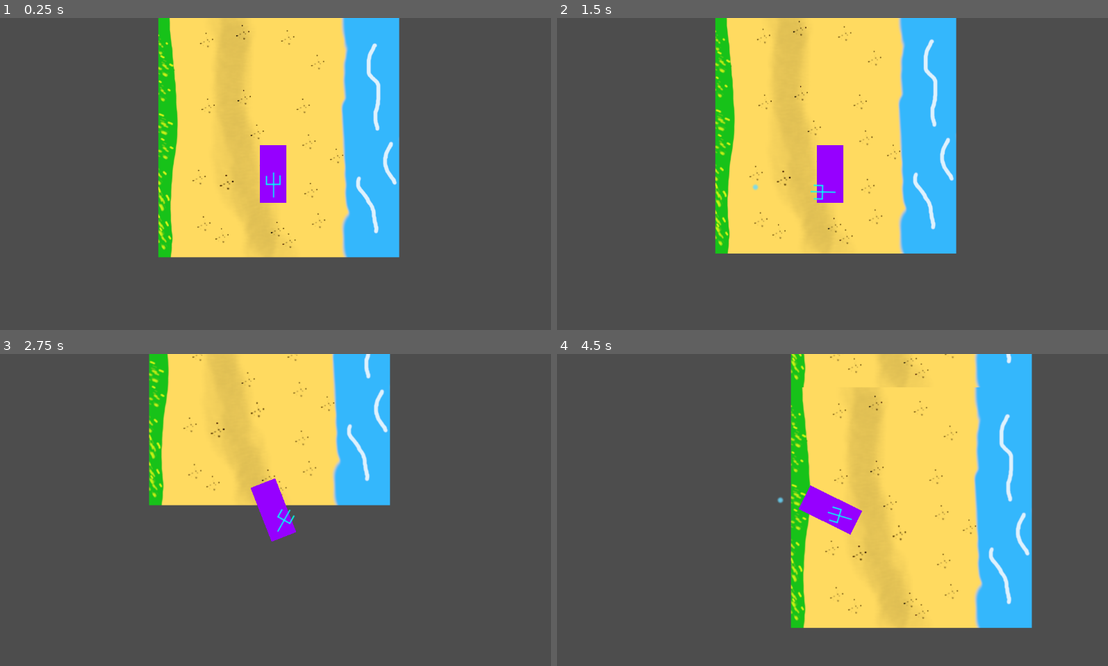
Above: before the commit, frames 1-4 (two rows, left to right).
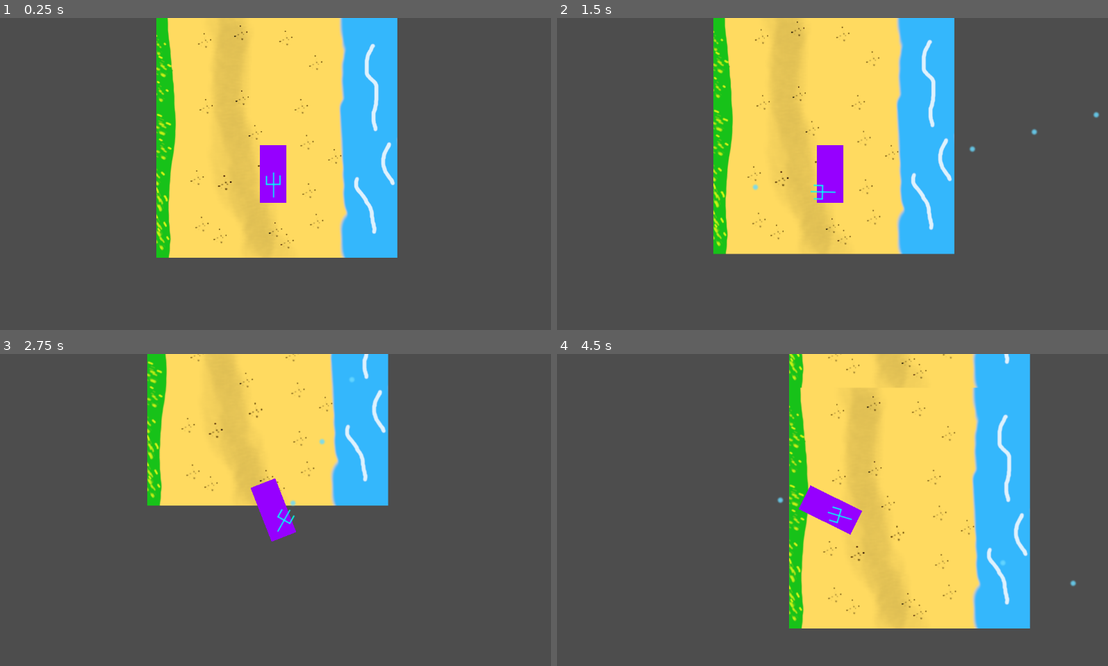
Above: after the commit, the same moments.

Repository: JoshuaKabo/Bothell-Jammin-PSW
Game: Godot game, scene res://GameAssets/main_scene.tscn
Same seed, same stepped clock (60 frames per second), same inputs: the game is played once before the commit and once after it.
Inputs (mouse positions are in pixels of both pictures, inside the frame that each line leads up to):
- Up to frame 1 (0.25 s): no input
- Up to frame 2 (1.5 s): tap Enter at 0.5 s; move the mouse to (953, 158) at 0.52 s; press the mouse at (953, 158) at 0.53 s; hold D (steer_right) 0.53-1.28 s; move the mouse to (716, 189) at 1.27 s; release the mouse at (716, 189) at 1.28 s; hold Down (brake) from 1.28 s (still down); click (716, 189) at 1.35 s
- Up to frame 3 (2.75 s): move the mouse to (330, 441) at 2.02 s; release Down (brake) at 2.03 s; press the mouse at (330, 441) at 2.03 s; hold D (steer_right) from 2.03 s (still down)
- Up to frame 4 (4.5 s): move the mouse to (804, 572) at 2.77 s; release D (steer_right) at 2.78 s; release the mouse at (804, 572) at 2.78 s; hold Up (accelerate) 2.78-3.53 s; click (804, 572) at 2.85 s; move the mouse to (997, 556) at 3.52 s; press the mouse at (997, 556) at 3.53 s; hold Left (steer_left) from 3.53 s (still down); move the mouse to (661, 463) at 4.27 s; release the mouse at (661, 463) at 4.28 s; click (661, 463) at 4.35 s

The runs differ from the first frame. In frame 1, 3.3% of the frame differs, in the area x 28-73%, y 0-77%; in frame 2, 3.4%; in frame 3, 2.4%; in frame 4, 3.9%, in the area x 42-95%, y 0-88%.

Commit message:
water gun successfully rapid fires

Diff:
--- a/GameAssets/Items/water_drop.gd
+++ b/GameAssets/Items/water_drop.gd
@@ -11,7 +11,6 @@
 func _ready():
 	despawn_timer = get_node("despawn_timer")
 	despawn_timer.start()
-	# timer =
 
 func _physics_process(_delta):
 	# apply the valocity as supplied from the start
--- a/GameAssets/Player/Gun.gd
+++ b/GameAssets/Player/Gun.gd
@@ -2,21 +2,35 @@
 
 var fire_point
 var water_drop_scene = preload("res://water_drop.tscn")
+var fire_rate_timer
+@export var fire_rate = 10.0
 
 
 # Called when the node enters the scene tree for the first time.
 func _ready():
 	fire_point = get_node("firepoint")
+	fire_rate_timer = get_node("firetimer")
 
 func handle_fire():
-	# print(water_drop_scene)
-	var level_scene = get_tree().current_scene
-	var fired_drop = water_drop_scene.instantiate()
-	fired_drop.global_position = fire_point.global_position
-	fired_drop.global_rotation = global_rotation
-	fired_drop.velocity = Vector2(1, 0).rotated(global_rotation) * 1000
-	level_scene.add_child(fired_drop)
+	# print(fire_rate_timer.time_left)
 
+	# check if the fire rate timer is ready
+	if fire_rate_timer.is_stopped():
+
+		# restart the fire rate timer (1/firerate for rapid)
+		fire_rate_timer.start(1/fire_rate)
+
+		# instatiate and context
+		var level_scene = get_tree().current_scene
+		var fired_drop = water_drop_scene.instantiate()
+
+		# fire drop transform stuff
+		fired_drop.global_position = fire_point.global_position
+		fired_drop.global_rotation = global_rotation
+		fired_drop.velocity = Vector2(1, 0).rotated(global_rotation) * 1000
+
+		# add the drop to the scene
+		level_scene.add_child(fired_drop)
 
 # Called every frame. 'delta' is the elapsed time since the previous frame.
 func _process(_delta):
@@ -29,5 +43,5 @@
 	# Set the node's global rotation to the calculated angle - global for not being messed up by car rotation
 	global_rotation = angle
 
-	if Input.is_action_just_pressed("fire"):
+	if Input.is_action_pressed("fire"):
 		handle_fire()
--- a/GameAssets/Player/player_car.gd
+++ b/GameAssets/Player/player_car.gd
@@ -5,32 +5,32 @@
 # This car follows a 2 wheel model, where the front wheel steers, and the back wheel drives forward / backward.
 
 # how far apart the steer and drive wheels are
-var wheel_base = 70
+@export var wheel_base = 70
 # how far the front wheel can turn in degrees
-var steering_angle_max = 15
+@export var steering_angle_max = 15
 # for how quickly the car can accelerate
-var engine_power = 800
+@export var engine_power = 800
 
 # for surface friction, like driving on sand
-var friction = -0.9
+@export var friction = -0.9 # TODO: add different friction for different surfaces
 # drag will be based on square of velocity, so it will be more noticeable at higher speeds, small value
-var drag = -0.0015
+@export var drag = -0.0015
 
-var steer_angle = 0
+@export var steer_angle = 0
 
-var acceleration = Vector2.ZERO
+@export var acceleration = Vector2.ZERO
 # braking - decceleration
-var braking = -450
+@export var braking = -450
 # how fast you can reverse
-var max_speed_reverse = 250
+@export var max_speed_reverse = 250
 
 # REGION drift / slide
 # speed where we start to drift, traction loss
-var slip_speed = 400
+@export var slip_speed = 400
 # high speed traction
-var traction_fast = 0.1
+@export var traction_fast = 0.1
 # low speed traction
-var traction_slow = 0.7
+@export var traction_slow = 0.7
 # END REGION
 
 
--- a/GameAssets/Player/player_car.tscn
+++ b/GameAssets/Player/player_car.tscn
@@ -33,3 +33,7 @@
 
 [node name="firepoint" type="Node2D" parent="Gun"]
 position = Vector2(39, 0)
+
+[node name="firetimer" type="Timer" parent="Gun"]
+wait_time = 0.1
+one_shot = true
--- a/GameAssets/main_scene.tscn
+++ b/GameAssets/main_scene.tscn
@@ -20,5 +20,5 @@
 layer_0/tile_data = PackedInt32Array(0, 0, 0, -65536, 0, 0, -131072, 0, 0, 65536, 0, 0)
 
 [node name="Player" parent="." instance=ExtResource("1_bbhq1")]
-position = Vector2(239, 827)
+position = Vector2(243, 826)
 rotation = 4.71239
--- a/project.godot
+++ b/project.godot
@@ -44,6 +44,7 @@
 fire={
 "deadzone": 0.5,
 "events": [Object(InputEventMouseButton,"resource_local_to_scene":false,"resource_name":"","device":-1,"window_id":0,"a …(236 unchanged characters)…
+, Object(InputEventKey,"resource_local_to_scene":false,"resource_name":"","device":-1,"window_id":0,"alt_pressed":false,"shift_pressed":false,"ctrl_pressed":false,"meta_pressed":false,"pressed":false,"keycode":0,"physical_keycode":32,"key_label":0,"unicode":32,"echo":false,"script":null)
 ]
 }
 
